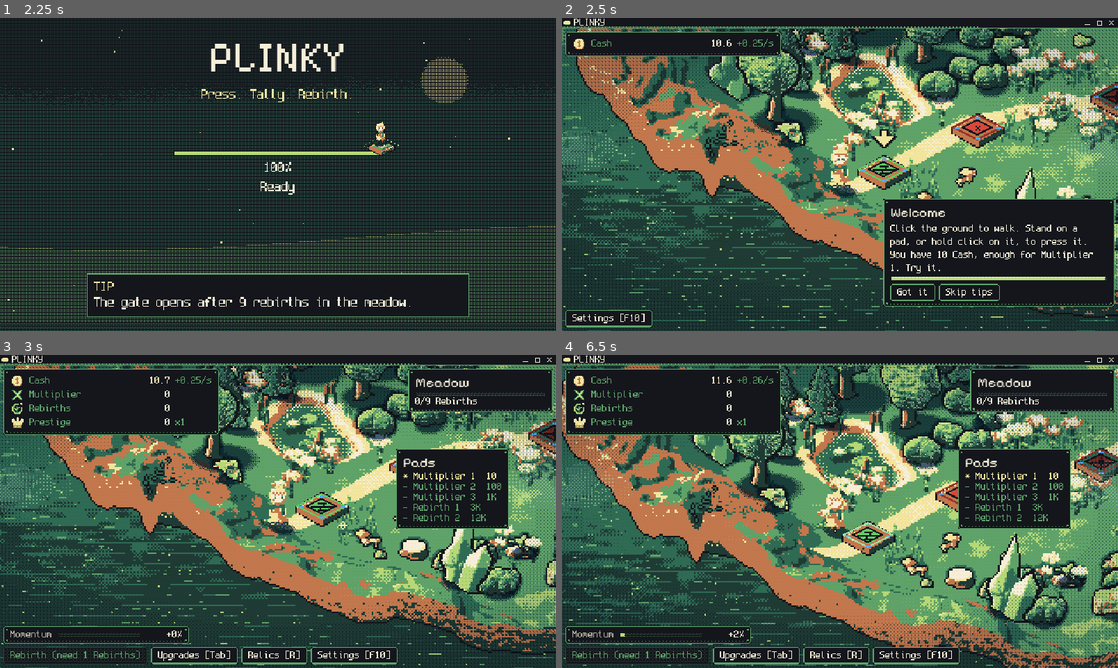
Above: before the commit, frames 1-4 (two rows, left to right).
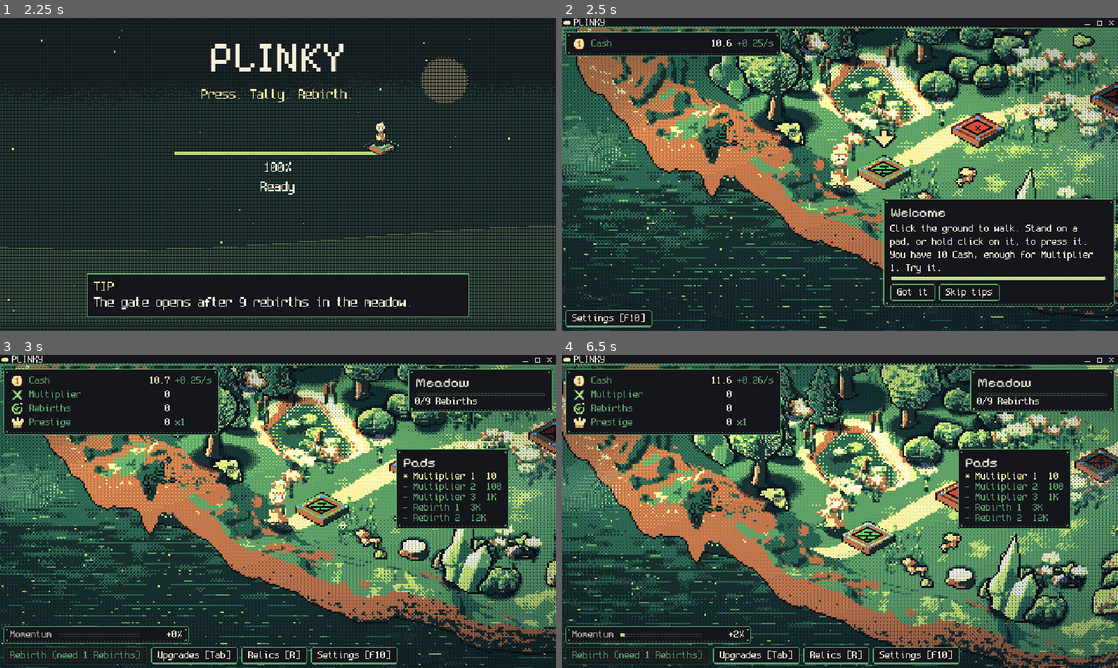
Above: after the commit, the same moments.

Repository: FreezingShock/Plinky
Game: Godot game, scene res://boot/boot.tscn
The game is run twice, just before and just after one commit, with the same random seed, the same clock (stepped at 60 frames per second) and the same inputs.
Inputs (mouse positions are in pixels of both pictures, inside the frame that each line leads up to):
- Up to frame 1 (2.25 s): tap Enter (ui_accept) at 0.5, 0.77, 1.07 s; move the mouse to (400, 158) at 0.52 s; hold D 0.53-1.25 s; tap Space at 0.6 s; click (400, 158) at 0.67 s; drag from (166, 190) to (250, 237) at 1.27 s; move the mouse to (333, 105) at 2.02 s; hold D from 2.03 s (still down); tap 2 at 2.1 s; click (333, 105) at 2.17 s
- Up to frame 2 (2.5 s): keep holding D
- Up to frame 3 (3 s): release D at 2.75 s; click "Skip tips" at 2.75 s
- Up to frame 4 (6.5 s): drag from (812, 574) to (673, 464) at 3.52 s; move the mouse to (1006, 558) at 4.27 s; hold A (plinky_left) 4.28-5 s; tap 1 at 4.35 s; click (1006, 558) at 4.42 s; tap Enter (ui_accept) at 4.52, 4.82 s; drag from (673, 464) to (756, 433) at 5.02 s; move the mouse to (867, 511) at 5.77 s; hold Escape (plinky_back) from 5.78 s (still down); tap 3 at 5.85 s; click (867, 511) at 5.92 s

Frame 1 is identical in both runs. In frame 2, 16% of the frame differs, in the area x 0-100%, y 3-100%; in frame 3, 17%; in frame 4, 19%.

Commit message:
Lighting stage 1: full-frame light pass and stronger sky tuning
Co-Authored-By: Claude Sonnet 5.5 <noreply@anthropic.com>
Claude-Session: https://claude.ai/code/session_01Pmx9dTS6r51kioaAYdxq1L

Diff:
--- a/content/config/sky.tres
+++ b/content/config/sky.tres
@@ -8,7 +8,7 @@
 
 [sub_resource type="Gradient" id="g_amt"]
 offsets = PackedFloat32Array(0, 0.2, 0.27, 0.36, 0.5, 0.64, 0.73, 0.8, 1.0)
-colors = PackedColorArray(0, 0, 0, 1, 0.05, 0.05, 0.05, 1, 0.6, 0.6, 0.6, 1, 0.1, 0.1, 0.1, 1, 0.12, 0.12, 0.12, 1, 0.3, 0.3, 0.3, 1, 0.4, 0.4, 0.4, 1, 0.4, 0.4, 0.4, 1, 0, 0, 0, 1)
+colors = PackedColorArray(0, 0, 0, 1, 0.1, 0.1, 0.1, 1, 0.85, 0.85, 0.85, 1, 0.3, 0.3, 0.3, 1, 0.2, 0.2, 0.2, 1, 0.6, 0.6, 0.6, 1, 0.8, 0.8, 0.8, 1, 0.7, 0.7, 0.7, 1, 0, 0, 0, 1)
 
 [sub_resource type="Gradient" id="g_haze"]
 offsets = PackedFloat32Array(0, 0.2, 0.27, 0.36, 0.5, 0.64, 0.73, 0.8, 1.0)
@@ -50,10 +50,13 @@
 pool_gate_radius = 30.0
 pool_walker_radius = 28.0
 pool_pad_radius = 20.0
-pool_strength = 0.9
-rim_strength = 0.85
-vignette_strength = 0.35
-haze_strength = 0.6
-mist_strength = 0.5
-ray_strength = 0.7
+pool_strength = 1.0
+rim_strength = 1.0
+vignette_strength = 0.6
+haze_strength = 0.85
+mist_strength = 0.75
+ray_strength = 1.0
 mist_drift_seconds = 90.0
+light_side = 0.6
+light_split = 0.55
+light_lift = 0.22
--- a/data/sky_config.gd
+++ b/data/sky_config.gd
@@ -66,6 +66,12 @@
 @export_group("Atmosphere")
 ## Vignette: how much of the frame edge is darkened, 0..1 (0 = off).
 @export var vignette_strength: float = 0.35
+## Full-frame light pass (light_grade.gdshader): sun-side lift and away-side shade across the whole frame, 0..1.
+@export var light_side: float = 0.6
+## Highlight-warm / shadow-cool split by luminance, 0..1.
+@export var light_split: float = 0.55
+## How much brighter a lit texel gets, 0..1.
+@export var light_lift: float = 0.22
 ## Horizon haze density over the far mountains, 0..1.
 @export var haze_strength: float = 0.6
 ## Drifting mist over the water, 0..1.
--- /dev/null
+++ b/render/shaders/light_grade.gdshader
@@ -0,0 +1,53 @@
+shader_type canvas_item;
+// Full-frame light pass. Unlike the multiply overlays, this reads the finished picture underneath (ground, props,
+// walker, water) and re-lights EVERY texel from it: a sun-side lift and an away-side shade across the whole frame,
+// then a luminance split (highlights pick up the light colour, shadows go cool or magenta). Every change is stepped
+// through the 4x4 Bayer matrix in world texels, so the result is still dither, not a smooth blend (art bible 2, 4).
+// Driven by SkyCycle: amounts are 0..1 and already scaled by time of day and weather.
+
+uniform sampler2D screen_tex : hint_screen_texture, filter_nearest, repeat_disable;
+uniform vec2 area_center = vec2(320.0, 180.0);   // world texels
+uniform vec2 area_half = vec2(430.0, 250.0);
+uniform vec2 sun_dir = vec2(0.0, -1.0);          // toward the light, unit-ish
+uniform vec3 light_col : source_color = vec3(1.0, 0.88, 0.62);
+uniform vec3 shade_col : source_color = vec3(0.62, 0.68, 0.88);
+uniform float side_amount = 0.0;                 // sun-side lift / away-side shade across the frame
+uniform float split_amount = 0.0;                // highlight warm / shadow cool by luminance
+uniform float lift = 0.22;                       // how much brighter a lit texel gets
+
+const int BAYER[16] = int[16](0, 8, 2, 10, 12, 4, 14, 6, 3, 11, 1, 9, 15, 7, 13, 5);
+varying vec2 wpos;
+
+float bayer4(ivec2 p) {
+	ivec2 q = p & ivec2(3);
+	return (float(BAYER[q.y * 4 + q.x]) + 0.5) / 16.0;
+}
+
+void vertex() {
+	wpos = (MODEL_MATRIX * vec4(VERTEX, 0.0, 1.0)).xy;
+}
+
+void fragment() {
+	vec3 c = texture(screen_tex, SCREEN_UV).rgb;
+	ivec2 t = ivec2(floor(wpos));
+	float thr = bayer4(t);
+	float thr2 = 1.0 - thr;
+	float lum = dot(c, vec3(0.299, 0.587, 0.114));
+	vec2 q = (wpos - area_center) / area_half;
+	float side = clamp(dot(q, normalize(sun_dir)) * 0.9, -1.0, 1.0) * side_amount;
+	// sun side: lift and warm. away side: shade and cool.
+	if (side > 0.0 && thr < side) {
+		c = c * (1.0 + lift) * mix(vec3(1.0), light_col * 1.25, 0.65);
+	} else if (side < 0.0 && thr < -side) {
+		c *= shade_col;
+	}
+	// luminance split on the offset half of the matrix, so the two patterns interleave
+	float hi = smoothstep(0.50, 0.85, lum) * split_amount;
+	float lo = (1.0 - smoothstep(0.12, 0.45, lum)) * split_amount;
+	if (thr2 < hi) {
+		c = c * (1.0 + lift * 0.6) * mix(vec3(1.0), light_col * 1.2, 0.7);
+	} else if (thr < lo) {
+		c *= shade_col * 0.9;
+	}
+	COLOR = vec4(clamp(c, 0.0, 1.0), 1.0);
+}
--- a/world/sky_cycle.gd
+++ b/world/sky_cycle.gd
@@ -13,6 +13,7 @@
 const SWAY_SHADER: Shader = preload("res://render/shaders/wind_sway.gdshader")
 const HAZE_SHADER: Shader = preload("res://render/shaders/sky_haze.gdshader")
 const RAYS_SHADER: Shader = preload("res://render/shaders/god_rays.gdshader")
+const LIGHT_SHADER: Shader = preload("res://render/shaders/light_grade.gdshader")
 const MAX_LIGHTS: int = 24
 const AREA: Rect2 = Rect2(-110.0, -70.0, 860.0, 500.0)   # covers the 840x480 bleed at (-100, -60) plus margin
 const SWAY_PAD: int = 4                                    # transparent texels added each side of a swaying sprite
@@ -45,6 +46,7 @@
 var _lights: Array[Dictionary] = []     # {pos, radius, strength, kind}
 var _walker: Node2D
 var _shade_mat: ShaderMaterial
+var _light_mat: ShaderMaterial          # full-frame light pass (light_grade.gdshader)
 var _config: SkyConfig
 var _t: float = 0.0
 var _sway_step: int = -1
@@ -98,6 +100,17 @@
 	_shade_mat.shader = SHADE_SHADER
 	shade.material = _shade_mat
 	add_child(shade)
+	var lg := ColorRect.new()
+	lg.name = "LightGrade"
+	lg.position = area.position
+	lg.size = area.size
+	lg.mouse_filter = Control.MOUSE_FILTER_IGNORE
+	_light_mat = ShaderMaterial.new()
+	_light_mat.shader = LIGHT_SHADER
+	_light_mat.set_shader_parameter("area_center", area.get_center())
+	_light_mat.set_shader_parameter("area_half", area.size * 0.5)
+	lg.material = _light_mat
+	add_child(lg)
 	rain_layer = SkyRain.new()
 	rain_layer.name = "Rain"
 	rain_layer.z_index = 6   # relative to this node: z 11 overall
@@ -301,6 +314,14 @@
 	_rays_mat.set_shader_parameter("sun", Vector2(area.get_center().x + az * area.size.x * 0.465, area.position.y - 50.0))
 	_rays_mat.set_shader_parameter("ray_col", rim_col)
 	_rays_mat.set_shader_parameter("sway", 0.0 if steady else floorf(mt * 0.5) * 0.25)
+	# full-frame light pass: sun side lifts and warms, away side shades cool (magenta at dusk), highlights and shadows split
+	var lit_k: float = (1.0 - clampf(model.night(mt) / maxf(model.night_strength, 0.001), 0.0, 1.0) * 0.75) * (1.0 - 0.7 * rain01)
+	_light_mat.set_shader_parameter("sun_dir", Vector2(az, -1.0))
+	_light_mat.set_shader_parameter("light_col", rim_col)
+	_light_mat.set_shader_parameter("shade_col", Color(0.62, 0.68, 0.88).lerp(Color(0.74, 0.52, 0.78), low_sun_k))
+	_light_mat.set_shader_parameter("side_amount", _config.light_side * lit_k)
+	_light_mat.set_shader_parameter("split_amount", _config.light_split * (0.4 + 0.6 * lit_k))
+	_light_mat.set_shader_parameter("lift", _config.light_lift)
 	# vignette
 	if _screen != null:
 		_screen.set_strength(_config.vignette_strength)
Not shown, changed: docs/decisions.md
